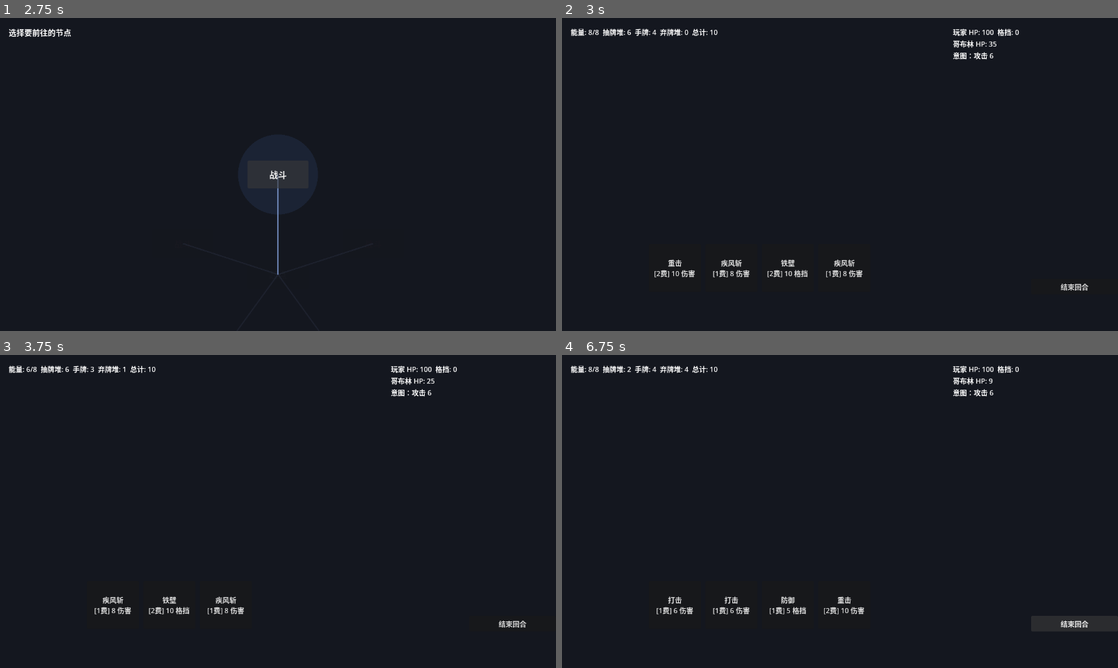
Above: before the commit, frames 1-4 (two rows, left to right).
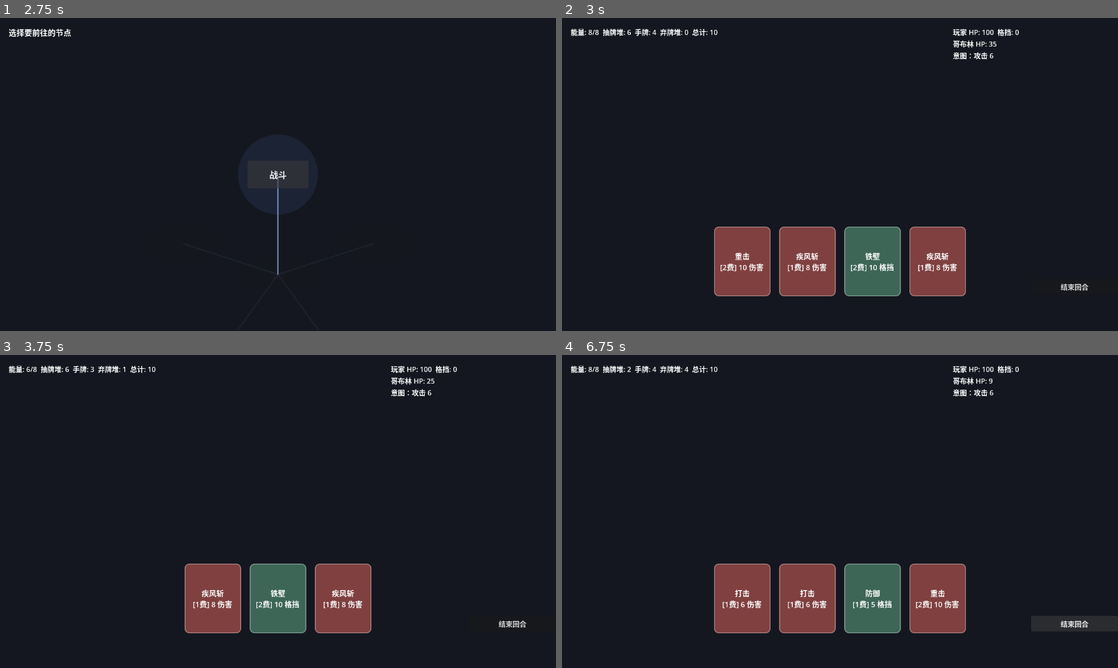
Above: after the commit, the same moments.

Repository: td1ql/godward
Game: Godot game, scene res://scenes/main_menu.tscn
The game is run twice, just before and just after one commit, with the same random seed, the same clock (stepped at 60 frames per second) and the same inputs.
Inputs:
- Up to frame 1 (2.75 s): click "开始新游戏" at 0.5 s; click "起点" at 1.25 s; click "战斗" at 2 s
- Up to frame 2 (3 s): click "战斗" at 2.75 s
- Up to frame 3 (3.75 s): click "重击 [2费] 10 伤害" at 3.5 s
- Up to frame 4 (6.75 s): click "疾风斩 [1费] 8 伤害" at 4.25 s; click "铁壁 [2费] 10 格挡" at 5 s; click "疾风斩 [1费] 8 伤害" at 5.75 s; click "结束回合" at 6.5 s

Frame 1 is identical in both runs. In frame 2, 9.2% of the frame differs, in the area x 16-73%, y 66-89%; in frame 3, 7.1%; in frame 4, 9.2%.

Commit message:
feat: 卡牌视觉（按类型着色的圆角卡片），并修复奖励界面手牌残影

Diff:
--- a/scripts/battle_demo.gd
+++ b/scripts/battle_demo.gd
@@ -99,19 +99,58 @@
 			s += " "
 		s += "%s%d" % [key, st[key]]
 	return s
+func _card_color(d: Dictionary) -> Color:
+	if d.has("self_status"):
+		return Color(0.55, 0.45, 0.2)
+	if d.has("status"):
+		return Color(0.45, 0.32, 0.55)
+	if d["damage"] > 0:
+		return Color(0.5, 0.25, 0.25)
+	return Color(0.24, 0.4, 0.34)
+
+func _card_style(bg: Color, border: Color) -> StyleBoxFlat:
+	var sb := StyleBoxFlat.new()
+	sb.bg_color = bg
+	sb.border_color = border
+	sb.set_border_width_all(2)
+	sb.set_corner_radius_all(10)
+	sb.content_margin_left = 8
+	sb.content_margin_right = 8
+	sb.content_margin_top = 8
+	sb.content_margin_bottom = 8
+	return sb
+
+func _make_card_button(c: String, d: Dictionary) -> Button:
+	var btn := Button.new()
+	btn.size = Vector2(130, 160)
+	btn.text = CardDB.card_text(c)
+	btn.add_theme_font_size_override("font_size", 17)
+	btn.add_theme_color_override("font_color", Color(1, 1, 1))
+	btn.add_theme_color_override("font_disabled_color", Color(0.55, 0.55, 0.55))
+	var bg := _card_color(d)
+	btn.add_theme_stylebox_override("normal", _card_style(bg, bg.lightened(0.35)))
+	btn.add_theme_stylebox_override("hover", _card_style(bg.lightened(0.12), Color.WHITE))
+	btn.add_theme_stylebox_override("pressed", _card_style(bg.darkened(0.2), Color.WHITE))
+	btn.add_theme_stylebox_override("disabled", _card_style(bg.darkened(0.5), bg.darkened(0.3)))
+	return btn
 
 func _rebuild_hand_buttons() -> void:
 	for b in card_buttons:
 		b.queue_free()
 	card_buttons.clear()
-	for i in range(hand.size()):
+	var n := hand.size()
+	if n == 0:
+		return
+	var spacing := 150.0
+	var card_w := 130.0
+	var total := (n - 1) * spacing + card_w
+	var start_x := (1280.0 - total) / 2.0
+	for i in range(n):
 		var c: String = hand[i]
 		var d: Dictionary = CardDB.get_card(c)
-		var btn := Button.new()
-		btn.position = Vector2(200 + i * 130, 520)
-		btn.size = Vector2(120, 110)
+		var btn := _make_card_button(c, d)
+		btn.position = Vector2(start_x + i * spacing, 480)
 		btn.disabled = player_energy < d["cost"]
-		btn.text = CardDB.card_text(c)
 		btn.pressed.connect(_on_card_pressed.bind(i))
 		add_child(btn)
 		card_buttons.append(btn)
@@ -125,7 +164,7 @@
 	var d: Dictionary = CardDB.get_card(c)
 	if player_energy < d["cost"]:
 		return
-		AudioManager.play("click")
+	AudioManager.play("click")
 	player_energy -= d["cost"]
 
 	var hits: int = d.get("hits", 1)
@@ -149,7 +188,8 @@
 		_draw_cards(d["draw"])
 
 	_check_game_over()
-	_rebuild_hand_buttons()
+	if not game_over:
+		_rebuild_hand_buttons()
 	_update_ui()
 
 func _on_end_turn_pressed() -> void:
@@ -231,6 +271,9 @@
 		combat_label.text += "\n你被打败了..."
 
 func _show_reward() -> void:
+	for b in card_buttons:
+		b.visible = false
+
 	var pool := CardDB.all_ids()
 	pool.shuffle()
 
@@ -241,24 +284,30 @@
 	add_child(overlay)
 
 	var dim := ColorRect.new()
-	dim.color = Color(0, 0, 0, 0.7)
+	dim.color = Color(0, 0, 0, 0.85)
 	dim.size = Vector2(1280, 720)
 	overlay.add_child(dim)
 
 	var title := Label.new()
 	title.text = "战斗胜利！选择一张卡加入牌组"
-	title.position = Vector2(380, 150)
+	title.position = Vector2(380, 120)
 	title.add_theme_font_size_override("font_size", 24)
 	overlay.add_child(title)
 
-	for i in range(RunConfig.REWARD_COUNT):
+	var n: int = RunConfig.REWARD_COUNT
+	var spacing := 250.0
+	var card_w := 200.0
+	var total := (n - 1) * spacing + card_w
+	var start_x := (1280.0 - total) / 2.0
+	for i in range(n):
 		var card_name: String = pool[i]
-		var btn := Button.new()
-		btn.size = Vector2(220, 170)
-		btn.position = Vector2(240 + i * 250, 280)
+		var btn := _make_card_button(card_name, CardDB.get_card(card_name))
+		btn.size = Vector2(card_w, 240)
+		btn.position = Vector2(start_x + i * spacing, 200)
 		btn.text = CardDB.card_text(card_name) + "\n\n点击选择"
 		btn.pressed.connect(_choose_reward.bind(card_name))
 		overlay.add_child(btn)
+
 	if RunConfig.ALLOW_SKIP:
 		var skip := Button.new()
 		skip.text = "跳过奖励"
